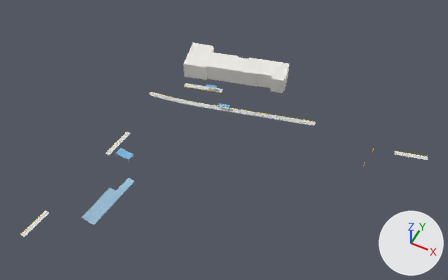
Before and after pictures for a commit that changed the glTF model bern-research/stations/models/8507061-bern-brunnadernstrasse.glb.
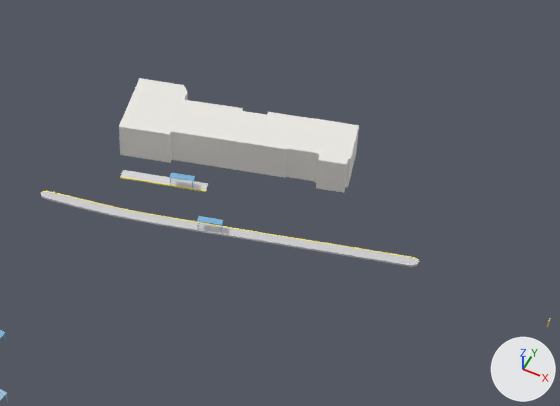
The first picture shows the older version from a camera (50 mm lens) standing at (124.0, -236.0, 269.0) and looking at (23.0, -33.0, 16.0). The close-ups show the older and then the newer version on the part from 29% to 84% of the width and 3% to 67% of the height of that picture. Only the edits that show in the close-ups are written down. Lighting does not change. The marker at lower right points along +X, +Y and +Z. Vertices at exactly the same position are counted once.

Names of what the first close-up shows: 'boarding_edge@0', 'building_part@x', 'platform_body@0', 'platform_surface@0' and 2 more.
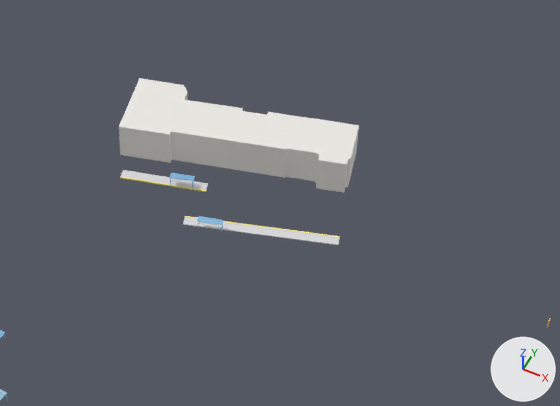
Location of each change, [x1, y1, x2, y2] in pixels of the close-ups (560 x 406 px):
'platform_surface@0', deleted
    before: [41, 192, 418, 267]
'platform_body@0', reshaped
    before: [120, 170, 208, 190]
    after: [120, 170, 340, 245]
'boarding_edge@0', reshaped
    before: [41, 177, 419, 262]
    after: [120, 177, 340, 237]
part 1 of me_boarding_edge_0, added
    after: [185, 216, 340, 237]
part 2 of me_boarding_edge_0, deleted
    before: [41, 191, 419, 262]
part 3 of me_platform_body_0, added
    after: [183, 217, 340, 245]

Patch to the scene script:
```diff
--- a/bern-research/stations/models/8507061-bern-brunnadernstrasse.glb.py
+++ b/bern-research/stations/models/8507061-bern-brunnadernstrasse.glb.py
@@ me_boarding_edge_0 @@
 # used by ob_boarding_edge_0; location = (0.0, 0.0, 0.0)
-me_boarding_edge_0.from_pydata(...)  # 132 vertices, 240 faces; spans x -46.0..126.0, y -125.0..20.0, z -1.0..1.0
+me_boarding_edge_0.from_pydata(...)  # 56 vertices, 88 faces; spans x -46.0..126.0, y -125.0..20.0, z -1.0..1.0
+# me_boarding_edge_0 part 1: the loose piece of 8 vertices spanning x 108.0..126.0, y 16.0..20.0, z -1.0..0.0 is copied, and the copy is scaled about its middle by (2.24, 2.73, 1), then moved by (-99.0, -9.0, 0.0); it spans x -3.0..38.0, y 3.0..15.0, z 0.0
+# me_boarding_edge_0 part 2: the loose piece of 84 vertices spanning x -42.0..60.0, y -6.0..17.0, z 0.0 is deleted
 me_boarding_edge_0.materials.append(mat_boarding_edge)
@@ me_platform_body_0 @@
 # used by ob_platform_body_0; location = (0.0, 0.0, 0.0)
-me_platform_body_0.from_pydata(...)  # 48 vertices, 76 faces; spans x -46.0..126.0, y -126.0..20.0, z -1.0..1.0
+me_platform_body_0.from_pydata(...)  # 56 vertices, 88 faces; spans x -46.0..126.0, y -126.0..20.0, z -1.0..1.0
+# me_platform_body_0 part 3: the loose piece of 8 vertices spanning x -39.0..-34.0, y -60.0..-40.0, z 0.0..1.0 is copied, and the copy is turned -68.3 degrees about the z axis through its middle and scaled by 2.09, then moved by (54.0, 58.0, -1.0); it spans x -3.0..38.0, y 1.0..15.0, z 0.0
 me_platform_body_0.materials.append(mat_platform_body)
@@ ob_platform_surface_0 @@
-ob_platform_surface_0 = bpy.data.objects.new('platform_surface@0', me_platform_surface_0)
-ob_platform_surface_0.location = (0.0, 0.0, 0.0)
```
